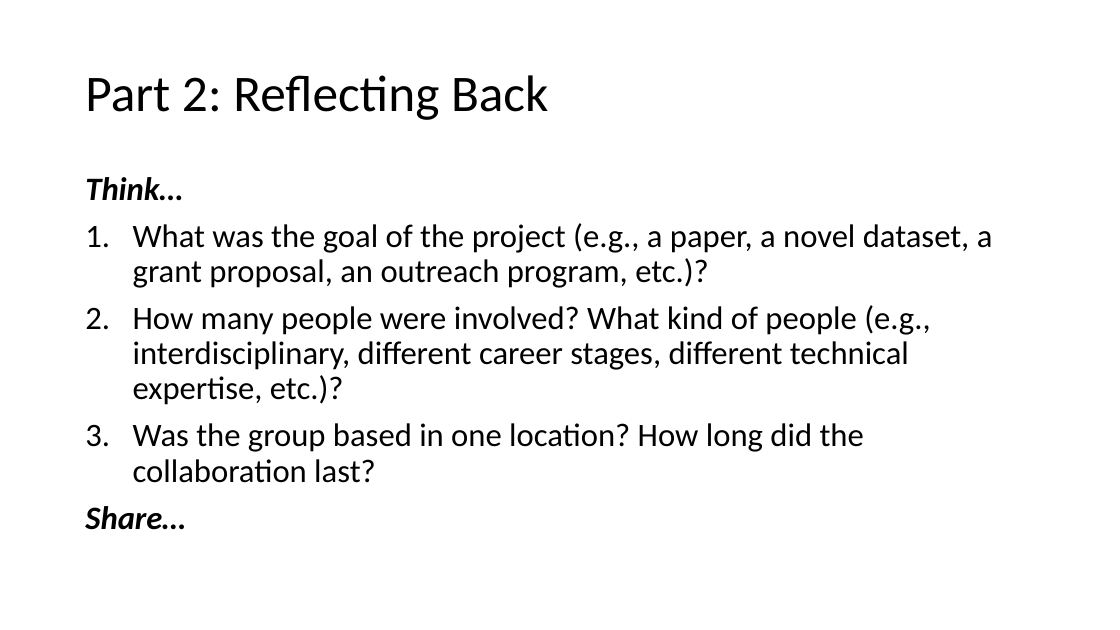
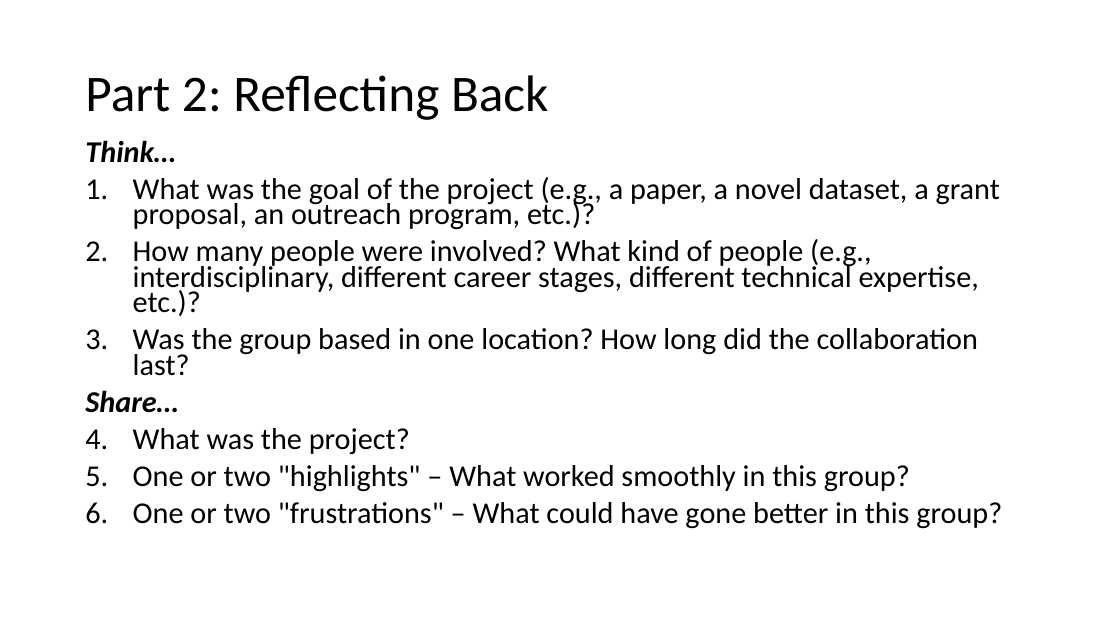
Before and after one commit to ReproducibleQM/n_commandments, a slide deck: slide 18 of pres_deck.pptx (slide 30 before the commit). Drawn at 1120x630 pixels with LibreOffice and Linux fonts; fonts in the diff are those of the drawing. Boxes give left, top, right and bottom in pixels: in the first picture for what was removed or moved away, otherwise in the second. Text is boxed around its words. In the diff, an @@ line names an element or a change of style, - is before the commit and + after.

Commit message:
Working on slide deck

```diff
--- a/pres_deck.pptx
+++ b/pres_deck.pptx
@@ text "Think…" moved from (x1=85, y1=177, x2=993, y2=530) to (x1=85, y1=140, x2=1002, y2=529) @@
@@ text at (x1=85, y1=140, x2=1000, y2=413): size 28 to 25.9 pt in "Think…", "What was the goal of the project ...", "How many people were involved? What kind ...", "Was the group based in one location? ..." and 1 more places; line spacing 0.9 to 0.7 @@
@@ text at (x1=133, y1=428, x2=1002, y2=529): paragraphs added @@
+1. What was the project?
+2. One or two "highlights" – What worked smoothly in this group?
+3. One or two "frustrations" – What could have gone better in this group?
```
Also in this commit, not shown: 6 other slides changed, 2 slides added, 14 slides removed.
